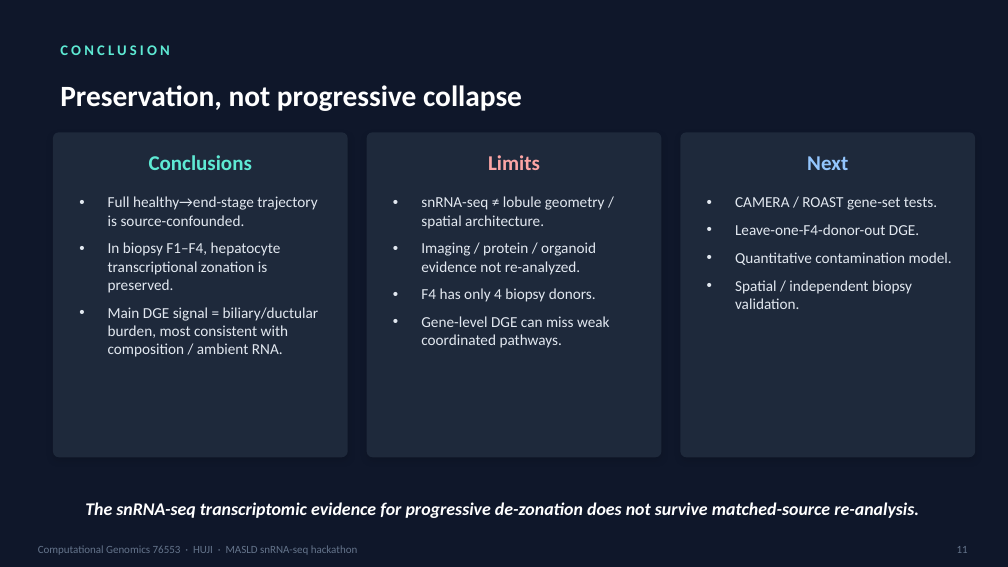
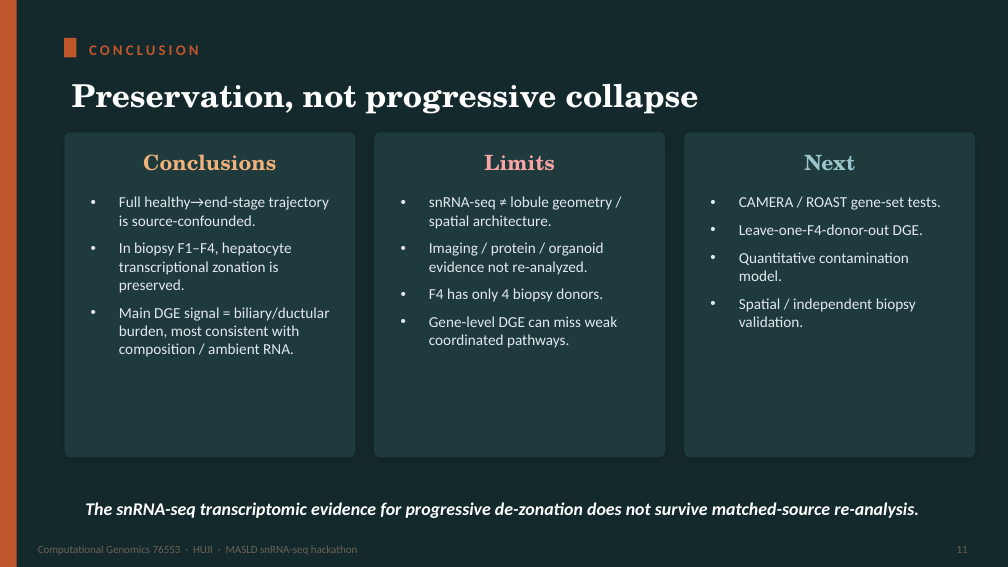
Before and after one commit to roeetekoah/liver-zonation, a slide deck: slide 11 of presentation/MASLD_zonation.pptx. Drawn at 1008x567 pixels with LibreOffice and Linux fonts; fonts in the diff are those of the drawing. Boxes give left, top, right and bottom in pixels: in the first picture for what was removed or moved away, otherwise in the second. Text is boxed around its words. In the diff, an @@ line names an element or a change of style, - is before the commit and + after.

```diff
--- a/presentation/MASLD_zonation.pptx
+++ b/presentation/MASLD_zonation.pptx
@@ background #0F172A to #14292C @@
@@ rectangle added at [0,0,17,567], fill #C0562B @@
@@ rectangle added at [64,38,76,57], fill #C0562B @@
@@ text "CONCLUSION": place and size @@
-text "CONCLUSION" at [60,45,169,55]
+text "CONCLUSION" at [89,45,198,55]
@@ text "CONCLUSION" at [89,45,198,55]: text colour #5EEAD4 to #C0562B @@
@@ text "Preservation, not progressive collapse": place and size @@
-text "Preservation, not progressive collapse" at [60,85,522,111]
+text "Preservation, not progressive collapse" at [72,84,699,114]
@@ text "Preservation, not progressive collapse" at [72,84,699,114]: size 28 to 30 pt, font Calibri to TeX Gyre Schola @@
@@ text "Conclusions" at [143,154,276,171]: font Calibri to TeX Gyre Schola, text colour #5EEAD4 to #F0B27A @@
@@ fill #1E293B to #1E3A3D in 3 elements at [684,132,975,457], [374,132,665,457], [64,132,355,457] @@
@@ rounded rectangle: place and size @@
-rounded rectangle at [53,132,348,457]
+rounded rectangle at [64,132,355,457]
@@ text "Limits" at [484,155,554,171]: font Calibri to TeX Gyre Schola @@
@@ rounded rectangle: place and size @@
-rounded rectangle at [367,132,662,457]
+rounded rectangle at [374,132,665,457]
@@ text "Next" at [804,155,855,170]: font Calibri to TeX Gyre Schola, text colour #93C5FD to #9CC6CC @@
@@ text "Full healthy→end-stage trajectory is source-confounded.": place and size @@
-text "Full healthy→end-stage trajectory is source-confounded." at [108,196,319,357]
+text "Full healthy→end-stage trajectory is source-confounded." at [119,196,330,357]
@@ text "snRNA-seq ≠ lobule geometry / ...": place and size @@
-text "snRNA-seq ≠ lobule geometry / ..." at [421,242,610,348]
+text "snRNA-seq ≠ lobule geometry / ..." at [429,242,618,348]
@@ text "CAMERA / ROAST gene-set tests." rewrapped from [735,197,952,309] to [739,197,941,327] @@
@@ text "Computational Genomics 76553 · HUJI ..." at [38,545,358,555]: text colour #64748B to #6B6256 @@
@@ text "11" at [957,546,968,553]: text colour #64748B to #6B6256 @@
```
Also in this commit, not shown: 18 other slides changed, 41 other files.
